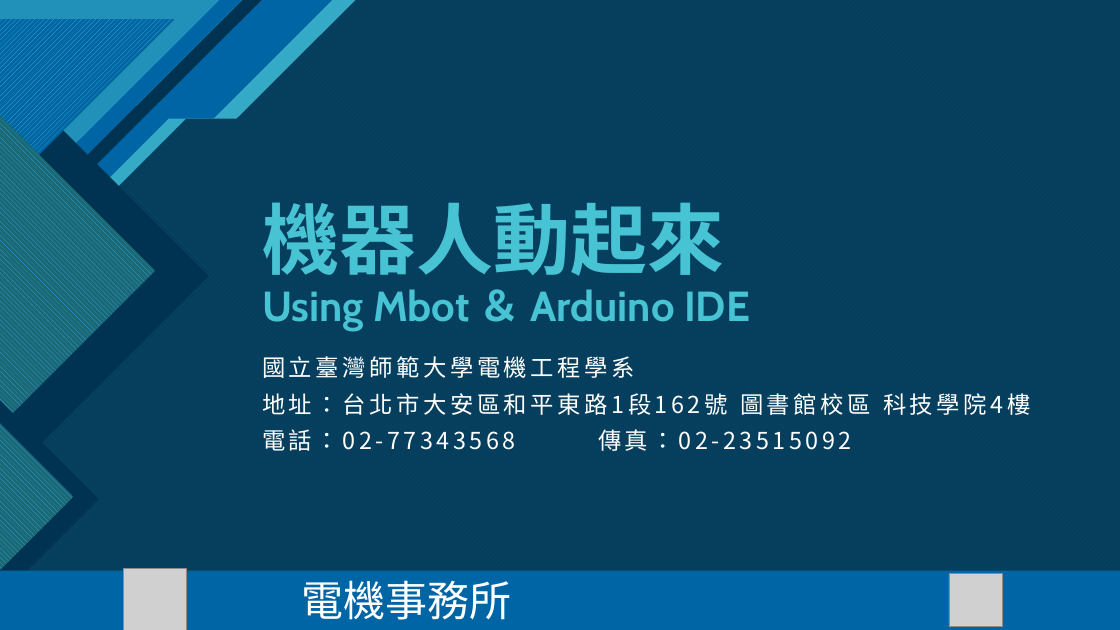
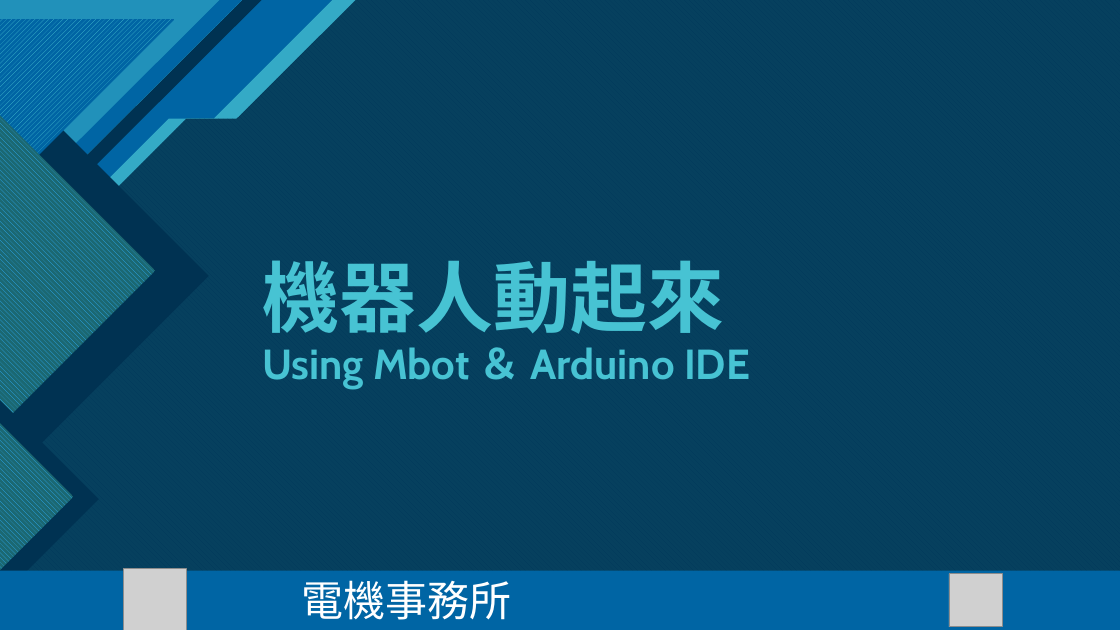
Before and after one commit to Harrysome/2022-NTNU-EEcamp, a slide deck: slide 1 of PPT/機器人動起來 day3.pptx. Drawn at 1120x630 pixels with LibreOffice and Linux fonts; fonts in the diff are those of the drawing; grey boxes stand for pictures. Boxes give left, top, right and bottom in pixels: in the first picture for what was removed or moved away, otherwise in the second. Text is boxed around its words. In the diff, an @@ line names an element or a change of style, - is before the commit and + after.

```diff
--- a/PPT/機器人動起來 day3.pptx
+++ b/PPT/機器人動起來 day3.pptx
@@ title "機器人動起來 Using Mbot ＆ Arduino ...": place and size @@
-title "機器人動起來 Using Mbot ＆ Arduino ..." at <box>262,202,750,330</box>
+title "機器人動起來 Using Mbot ＆ Arduino ..." at <box>262,260,750,389</box>
@@ subtitle removed at <box>262,356,1030,451</box> @@
-國立臺灣師範大學電機工程學系
-地址：台北市大安區和平東路1段162號 圖書館校區 科技學院4樓
-電話：02-77343568 傳真：02-23515092
```
Also in this commit, not shown: 21 other slides changed, 29 slides added, 11 slides removed, 3 other files.
